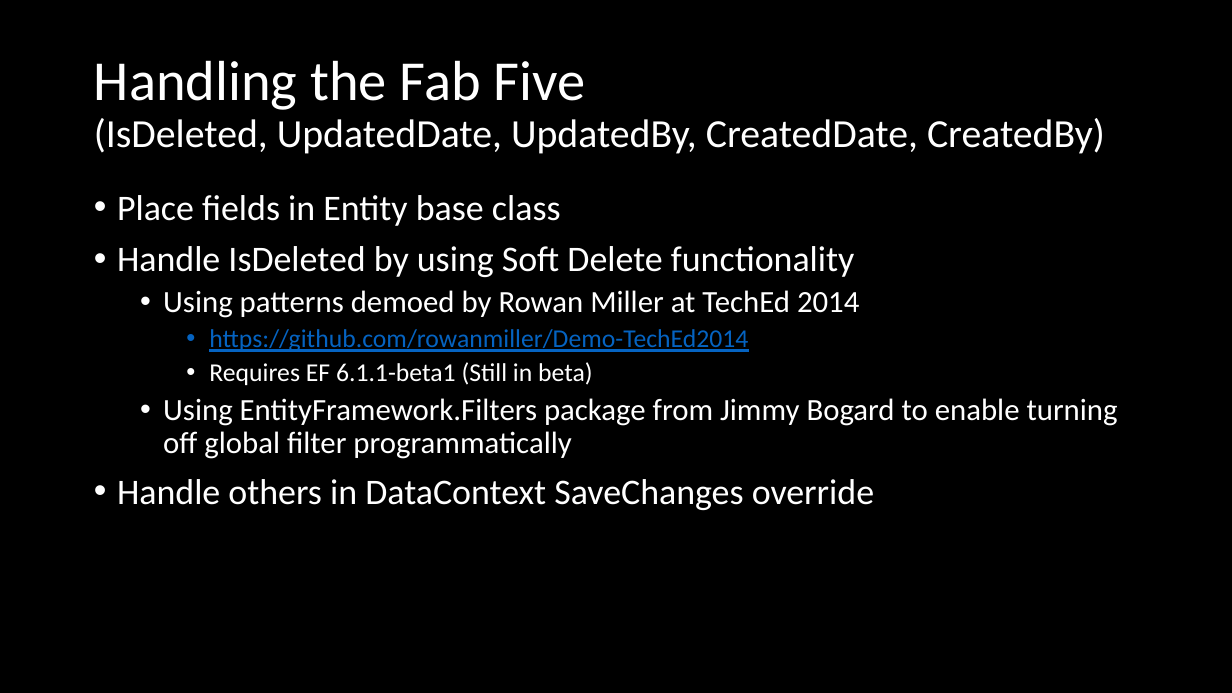
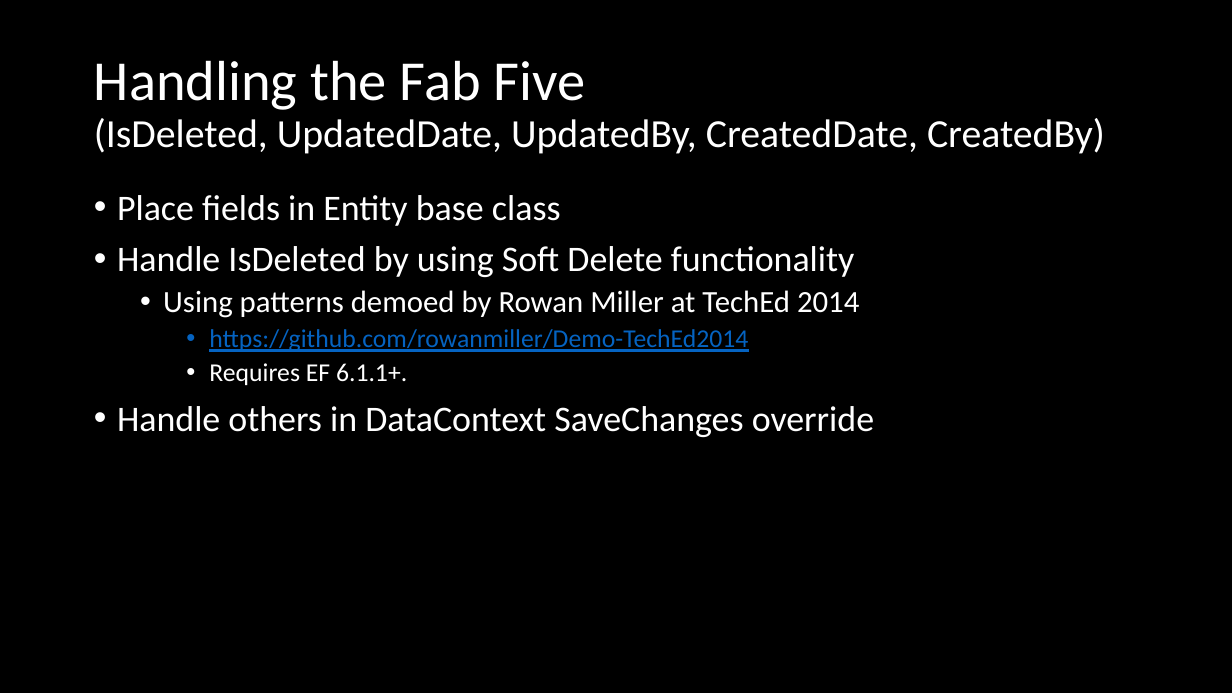
Before and after one commit to mikecole/Presentations, a slide deck: slide 10 of Entity Framework Extra Mile/IADNUG 20150306/EF Extra Mile.pptx. Drawn at 1232x693 pixels with LibreOffice and Linux fonts; fonts in the diff are those of the drawing. Boxes give left, top, right and bottom in pixels: in the first picture for what was removed or moved away, otherwise in the second. Text is boxed around its words. In the diff, an @@ line names an element or a change of style, - is before the commit and + after.

```diff
--- a/Entity Framework Extra Mile/IADNUG 20150306/EF Extra Mile.pptx
+++ b/Entity Framework Extra Mile/IADNUG 20150306/EF Extra Mile.pptx
@@ text at [209, 363, 407, 385]: text changed; size 24 to 20 pt @@
-    • Requires EF 6.1.1-beta1 (Still in beta)
-  • Using EntityFramework.Filters package from Jimmy Bogard to enable turning off global filter programmatically
+    • Requires EF 6.1.1+.
```
Also in this commit, not shown: 1 other slide changed.
